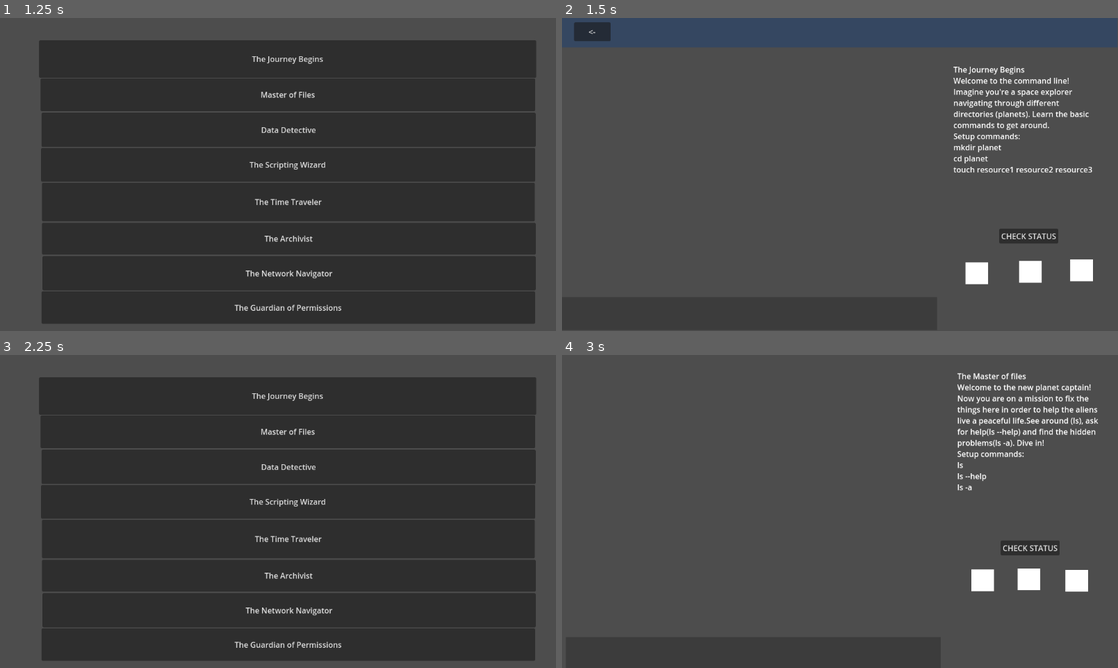
Above: before the commit, frames 1-4 (two rows, left to right).
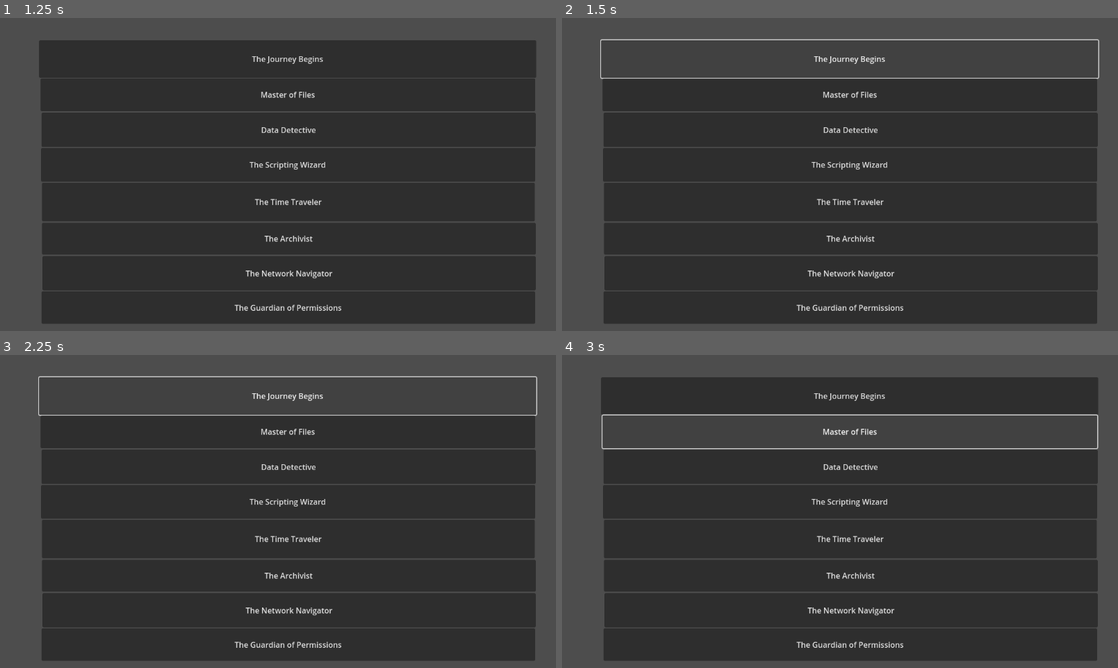
Above: after the commit, the same moments.

Repository: Pradeepaa001/Essentials
Game: Godot game, scene res://Scenes/main.tscn
Two runs of this game, one before a commit and one after it. Both use one fixed random seed, a clock stepped at 60 frames per second and the inputs below.
Inputs:
- Up to frame 1 (1.25 s): click "LEVELS" at 0.5 s
- Up to frame 2 (1.5 s): click "The Journey Begins" at 1.25 s
- Up to frame 3 (2.25 s): click "<-" (after the commit: "The Journey Begins") at 2 s
- Up to frame 4 (3 s): click "Master of Files" at 2.75 s

Frame 1 is identical in both runs. In frame 2, 64% of the frame differs, in the area x 2-97%, y 1-98%; in frame 3, 0.9%; in frame 4, 65%, in the area x 7-97%, y 5-98%.
Error after the commit: Parse Error: Identifier "SaveSystem" not declared in the current scope. (res://Scripts/level_selector.gd:44)

Commit message:
Added condition to turn buttons to green after completion, not functioning

Diff:
--- a/Scripts/level_selector.gd
+++ b/Scripts/level_selector.gd
@@ -1,7 +1,9 @@
 extends Node2D
 
 func _ready():
+	update_level_buttons()
 	print('3')
+
 func _on_button_pressed():
 	get_tree().change_scene_to_file("res://Scenes/level_1.tscn")
 
@@ -31,3 +33,16 @@
 
 func _on_button_8_pressed():
 	get_tree().change_scene_to_file("res://terminal.gd")
+
+
+
+
+
+#TO MAKE LEVEL BUTTON TURN GREEN IF COMPLETED
+
+func update_level_buttons():
+	var progress = SaveSystem.load_progress()
+	for button in $LevelButtons.get_children():
+		var level = int(button.name.replace("Button", ""))
+		if level in progress["levels_completed"]:
+			button.modulate = Color(0, 1, 0)
